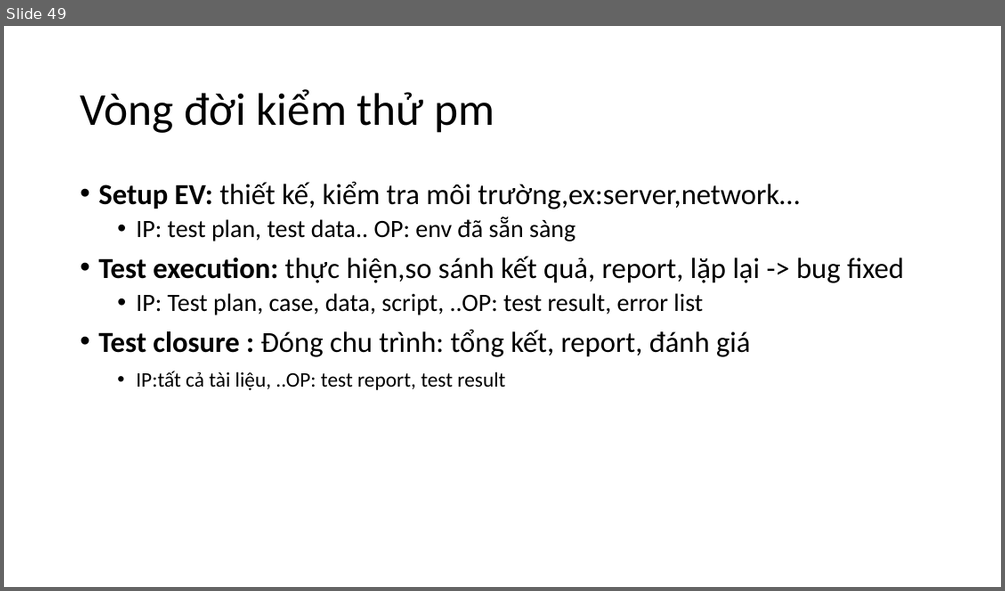
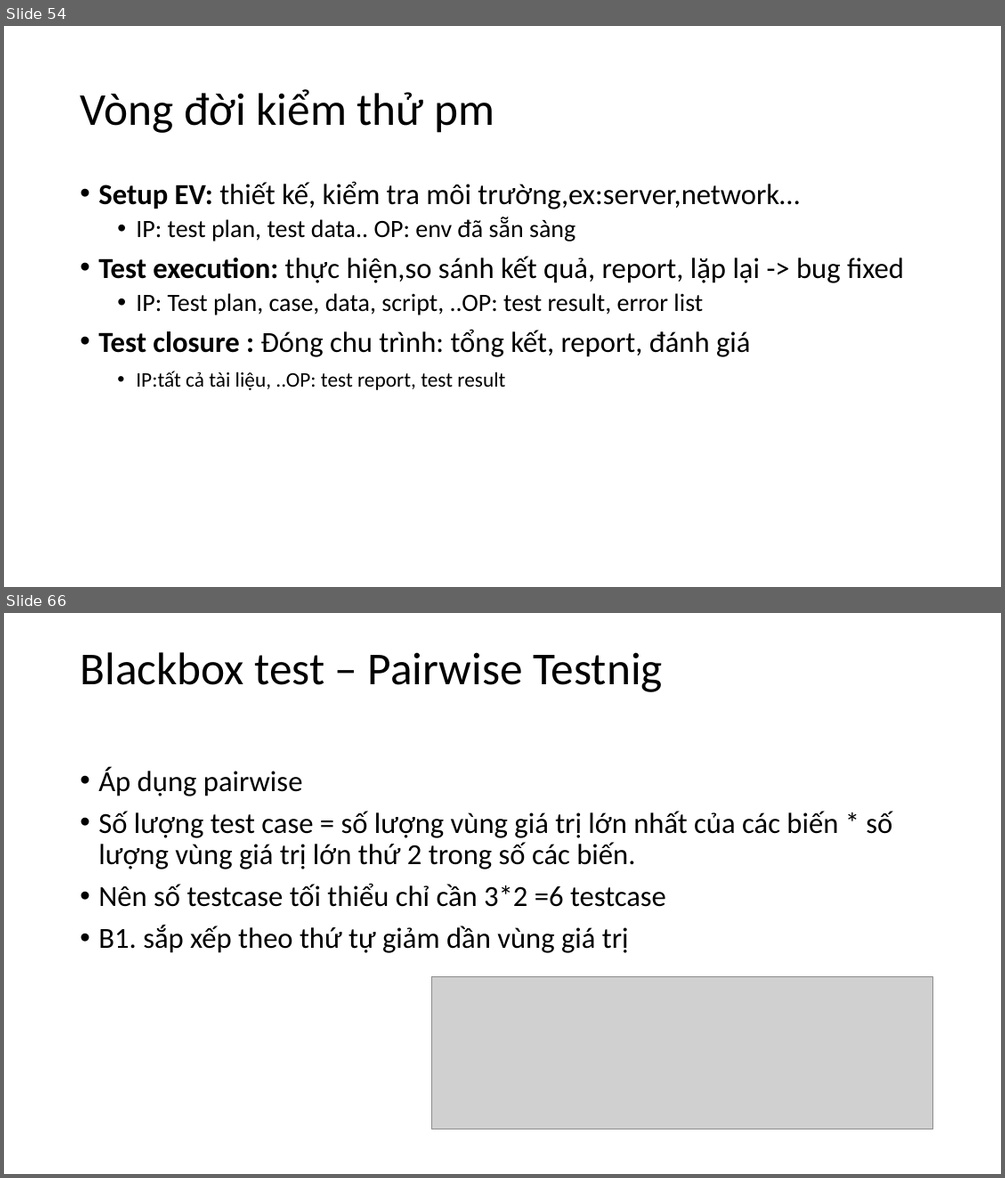
Before and after one commit to shinnobi/software_testing, a slide deck: slide/VMP_SOFTWARE_TEST.pptx. Shown one above the other, each under a label of ours: slide 49 before the commit, slides 54 and 66 after it; the slides between them are not shown. The pictures are 1005x591 and 1005x1178 pixels, drawn with LibreOffice and Linux fonts; fonts in the diff are those of the drawing; grey boxes stand for pictures. Boxes give left, top, right and bottom in pixels: in the first picture for what was removed or moved away, otherwise in the second. Text is boxed around its words. In the diff, an @@ line names an element or a change of style, - is before the commit and + after.

```diff
--- a/slide/VMP_SOFTWARE_TEST.pptx
+++ b/slide/VMP_SOFTWARE_TEST.pptx
@@ slide 66 added at [4, 613, 1001, 1174], background #FFFFFF @@
@@ title added at [80, 652, 662, 692], 44 pt, text #000000 @@
+Blackbox test – Pairwise Testnig
@@ text added at [98, 767, 892, 953], 28 pt, text #000000 @@
+• Áp dụng pairwise
+• Số lượng test case = số lượng vùng giá trị lớn nhất của các biến * số lượng vùng giá trị lớn thứ 2 trong số các biến.
+• Nên số testcase tối thiểu chỉ cần 3*2 =6 testcase
+• B1. sắp xếp theo thứ tự giảm dần vùng giá trị
@@ picture added at [432, 976, 933, 1129] @@
@@ what was slide 49 is now slide 54 @@
```
Also in this commit, not shown: 3 slides changed, 29 other slides added, 1 slide removed, 1 other file.
